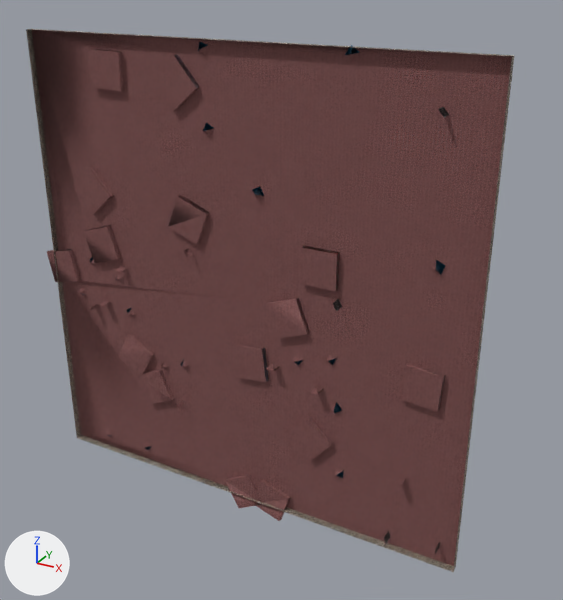
Before and after pictures for a commit that changed the COLLADA model bzflag/models/bzworld.dae.
Both versions are drawn from a 50 mm camera at (629.0, -1006.0, 509.0) aimed at (73.0, 6.0, 3.0). Arrows for +X, +Y and +Z are at lower left; the lights stay in place. Where no turn or scale is listed for an object, it has been applied to the vertices. Vertices at the same position are counted once.

In view in the first picture: 'Component'.
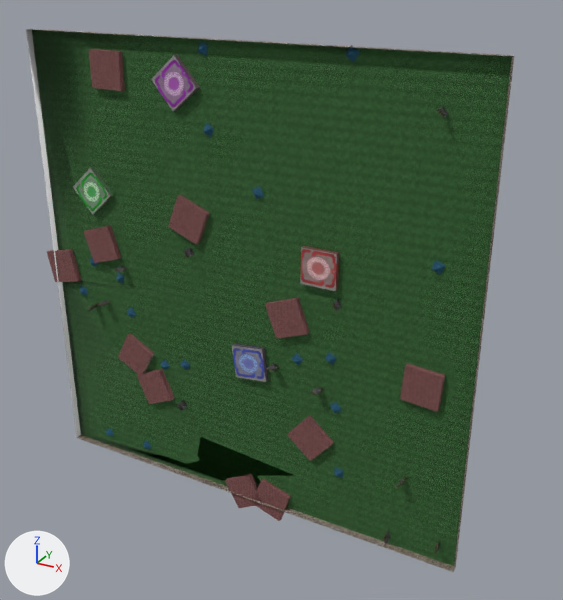
What differs and where, as boxes (x1, y1, x2, y2) in the pictures (563 x 600 px):
'Component', surface changed (brown to green)
    both: (26, 29, 514, 568)
part 1 of me_component, surface changed (brown to green)
    both: (32, 30, 512, 566)
part 2 of me_component, recoloured (brown to black)
    both: (88, 247, 405, 487)
part 3 of me_component, recoloured
    both: (88, 109, 447, 555)
part 4 of me_component, recoloured (brown to blue)
    both: (80, 45, 440, 475)
part 5 of me_component, recoloured
    both: (232, 343, 265, 349)
part 6 of me_component, recoloured (brown to green)
    both: (91, 167, 114, 214)
part 7 of me_component, recoloured (brown to purple)
    both: (151, 55, 196, 111)
part 8 of me_component, recoloured
    both: (300, 247, 337, 291)
part 9 of me_component, recoloured (brown to blue)
    both: (232, 346, 266, 382)
part 10 of me_component, recoloured (brown to green)
    both: (73, 168, 110, 215)
part 11 of me_component, recoloured
    both: (174, 87, 200, 111)
part 12 of me_component, recoloured
    both: (50, 49, 445, 518)
part 13 of me_component, recoloured
    both: (26, 29, 81, 437)

What the commit changed:
Picture 'green_basetop.png' (img_green_basetop_png) is new.
Picture 'blue_basetop.png' (img_blue_basetop_png) is new.
Picture 'red_basetop.png' (img_red_basetop_png) is new.
Material 'material_1' (mat_material_1) changes its picture from img_boxwall_png to img_std_ground_png.
Material 'material_13' (mat_material_13) is new.
Its texture is img_purple_basewall_png.
Its roughness is 0.9.
Material 'material_11' (mat_material_11) is new.
Its texture is img_green_basetop_png.
Its roughness is 0.9.
Material 'material_9' (mat_material_9) is new.
Its texture is img_blue_basetop_png.
Its roughness is 0.9.
Material 'material_6' (mat_material_6) is new.
Its texture is img_red_basetop_png.
Its roughness is 0.9.
me_component has 334 vertices, 742 faces and spans x -422.0..439.0, y -59.0..0.0, z -433.0..440.0.
me_component is used by ob_component; location (0.0, 0.0, 0.0).
me_component part 1: 458 kept faces spanning x -422.0..439.0, y -59.0..0.0, z -433.0..440.0 get new texture (UV) coordinates.
me_component part 2: 24 faces spanning x -322.0..369.0, y -21.0..0.0, z -386.0..331.0 switch from mat_material_1 (picture img_boxwall_png) to mat_material_0 (picture img_telelink_png).
me_component part 3: 46 faces spanning x -323.0..370.0, y -21.0..0.0, z -386.0..332.0 switch from mat_material_1 (picture img_boxwall_png) to mat_material_2 (picture img_caution_png).
me_component part 4: 42 faces spanning x -355.0..333.0, y -10.0..0.0, z -373.0..402.0 switch from mat_material_1 (picture img_boxwall_png) to mat_material_7 (picture img_pyrwall_png).
me_component part 5: 2 faces spanning x -15.0..44.0, y -9.0..0.0, z -94.0..-86.0 switch from mat_material_1 (picture img_boxwall_png) to mat_material_8 (picture img_blue_basewall_png).
me_component part 6: 4 faces spanning x -298.0..-253.0, y -9.0..0.0, z 95.0..179.0 switch from mat_material_1 (picture img_boxwall_png) to mat_material_10 (picture img_green_basewall_png).
me_component part 7: 2 faces spanning x -149.0..-65.0, y -9.0, z 290.0..375.0 switch from mat_material_1 (picture img_boxwall_png) to mat_material_14 (picture img_purple_basetop_png).
me_component part 8: 2 faces spanning x 115.0..176.0, y -9.0, z 45.0..106.0 switch from mat_material_1 (picture img_boxwall_png) to mat_material_6 (picture img_red_basetop_png).
me_component part 9: 2 faces spanning x -15.0..52.0, y -9.0, z -153.0..-86.0 switch from mat_material_1 (picture img_boxwall_png) to mat_material_9 (picture img_blue_basetop_png).
me_component part 10: 2 faces spanning x -338.0..-253.0, y -9.0, z 95.0..179.0 switch from mat_material_1 (picture img_boxwall_png) to mat_material_11 (picture img_green_basetop_png).
me_component part 11: 4 faces spanning x -149.0..-65.0, y -9.0..0.0, z 290.0..336.0 switch from mat_material_1 (picture img_boxwall_png) to mat_material_13 (picture img_purple_basewall_png).
me_component part 12: 49 faces spanning x -422.0..353.0, y -9.0..0.0, z -433.0..374.0 switch from mat_material_4 (picture img_boxwall_png_001) to mat_material_3 (picture img_boxwall_png).
me_component part 13: 5 faces spanning x -400.0, y -12.0..0.0, z -400.0..400.0 switch from mat_material_14 (picture img_wall_png) to mat_material_4 (white #ffffff).
